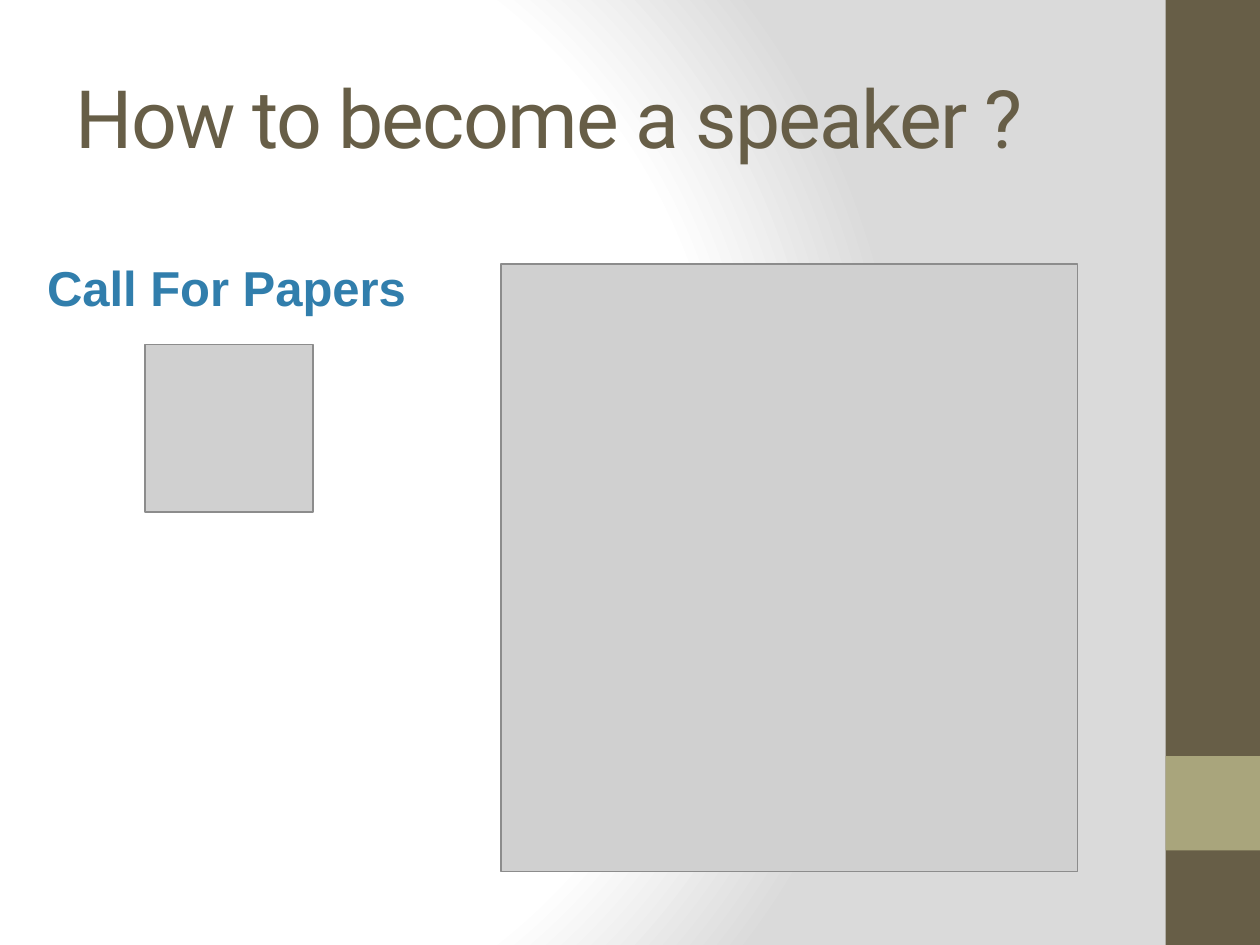
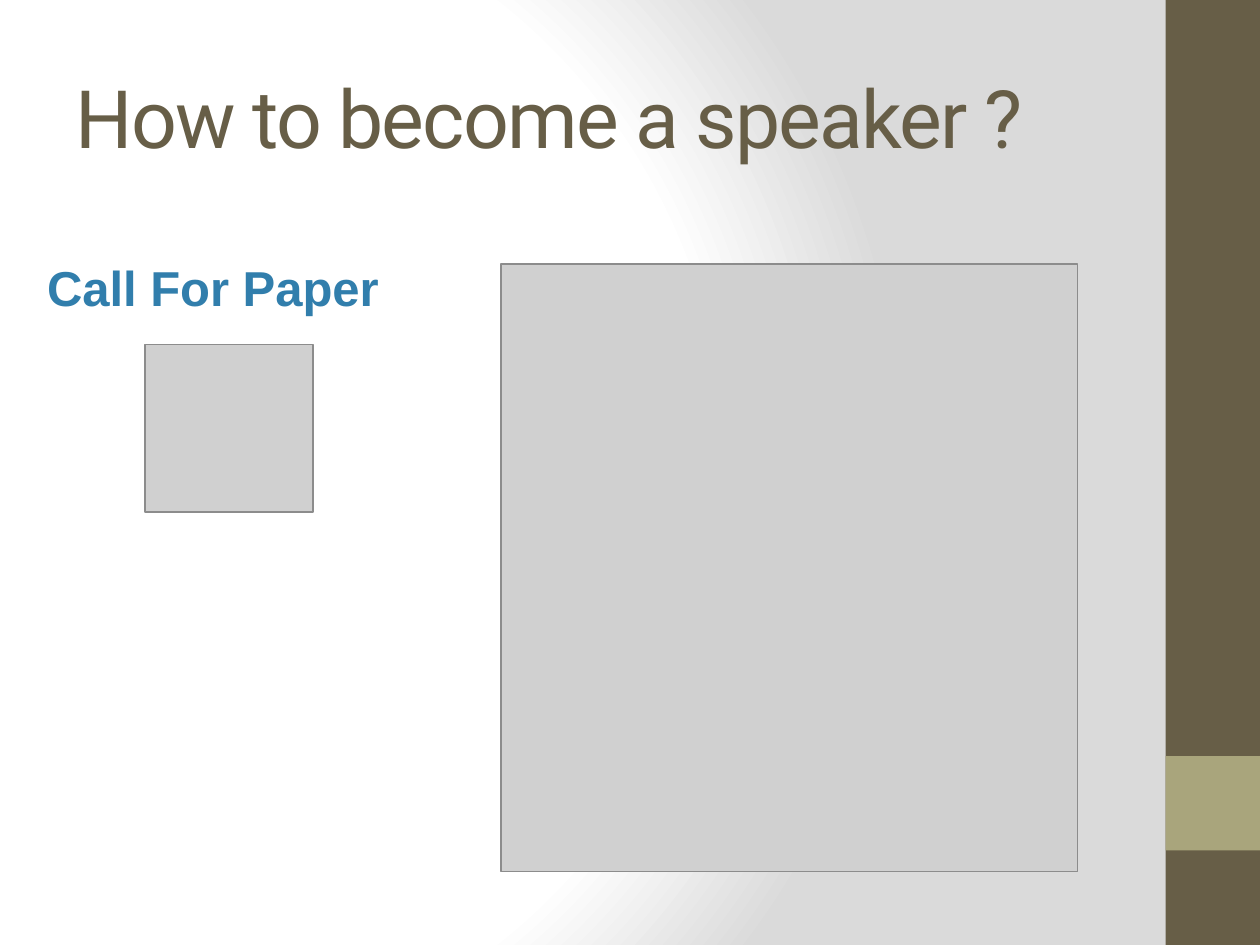
Before and after one commit to bouquetf/call-for-paper, a slide deck: slide 4 of slides/slides.pptx. Drawn at 1260x945 pixels with LibreOffice and Linux fonts; fonts in the diff are those of the drawing; grey boxes stand for pictures. Boxes give left, top, right and bottom in pixels: in the first picture for what was removed or moved away, otherwise in the second. Text is boxed around its words. In the diff, an @@ line names an element or a change of style, - is before the commit and + after.

```diff
--- a/slides/slides.pptx
+++ b/slides/slides.pptx
@@ text at (x1=47, y1=270, x2=379, y2=316): text changed @@
-Call For Papers
+Call For Paper
```
Also in this commit, not shown: 2 other slides changed, 7 slides added, 1 slide removed.
